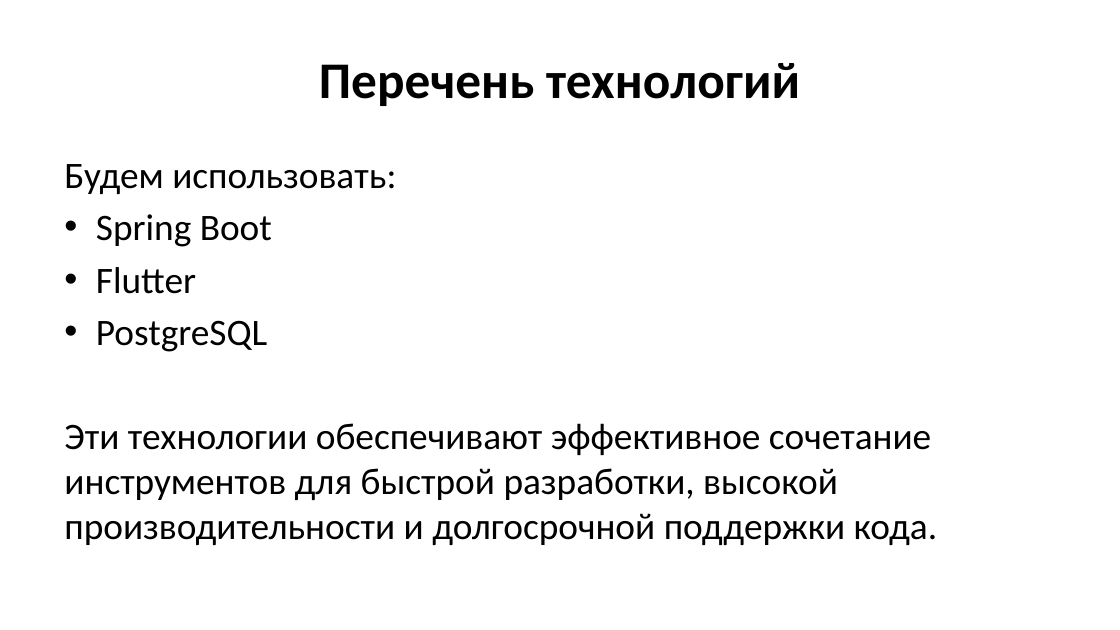
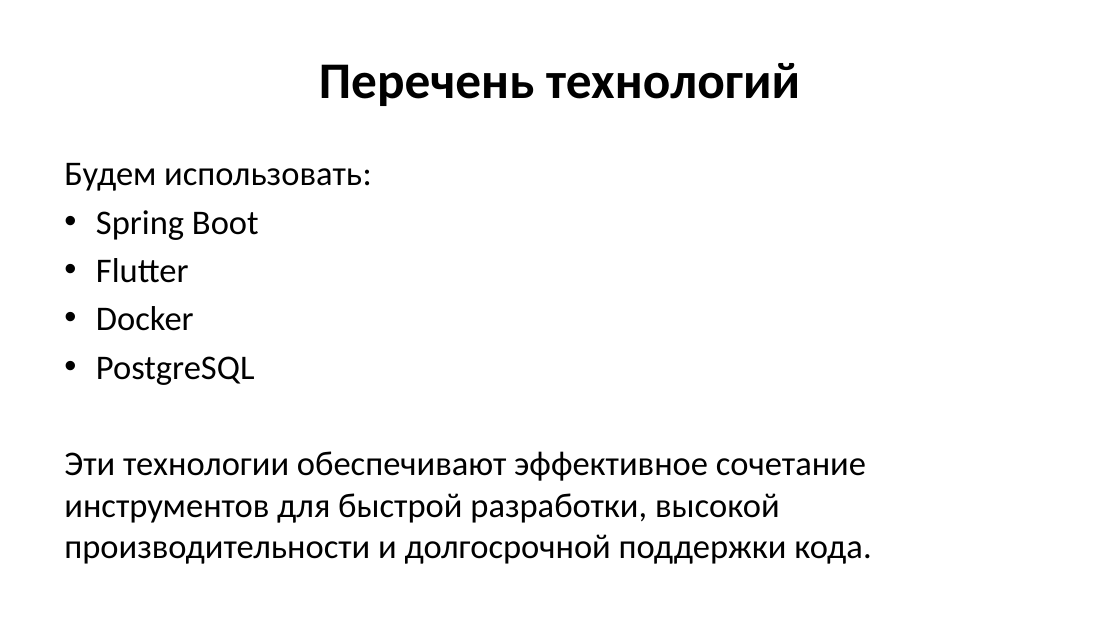
Before and after one commit to Novia2003/RecipeProject, a slide deck: slide 5 of Documentation/Presentation/Recipes.pptx. Drawn at 1120x630 pixels with LibreOffice and Linux fonts; fonts in the diff are those of the drawing. Boxes give left, top, right and bottom in pixels: in the first picture for what was removed or moved away, otherwise in the second. Text is boxed around its words. In the diff, an @@ line names an element or a change of style, - is before the commit and + after.

```diff
--- a/Documentation/Presentation/Recipes.pptx
+++ b/Documentation/Presentation/Recipes.pptx
@@ text at <box>64,163,871,564</box>: size 32 to 29.6 pt @@
@@ text at <box>96,306,194,331</box>: paragraph added @@
+• Docker
```
Also in this commit, not shown: 2 other slides changed, 1 other file.
